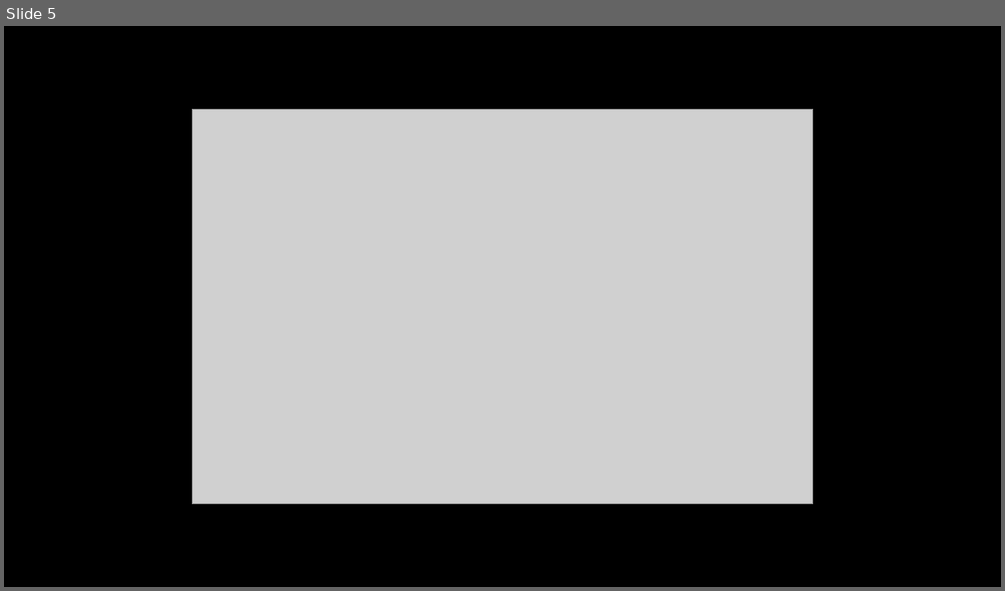
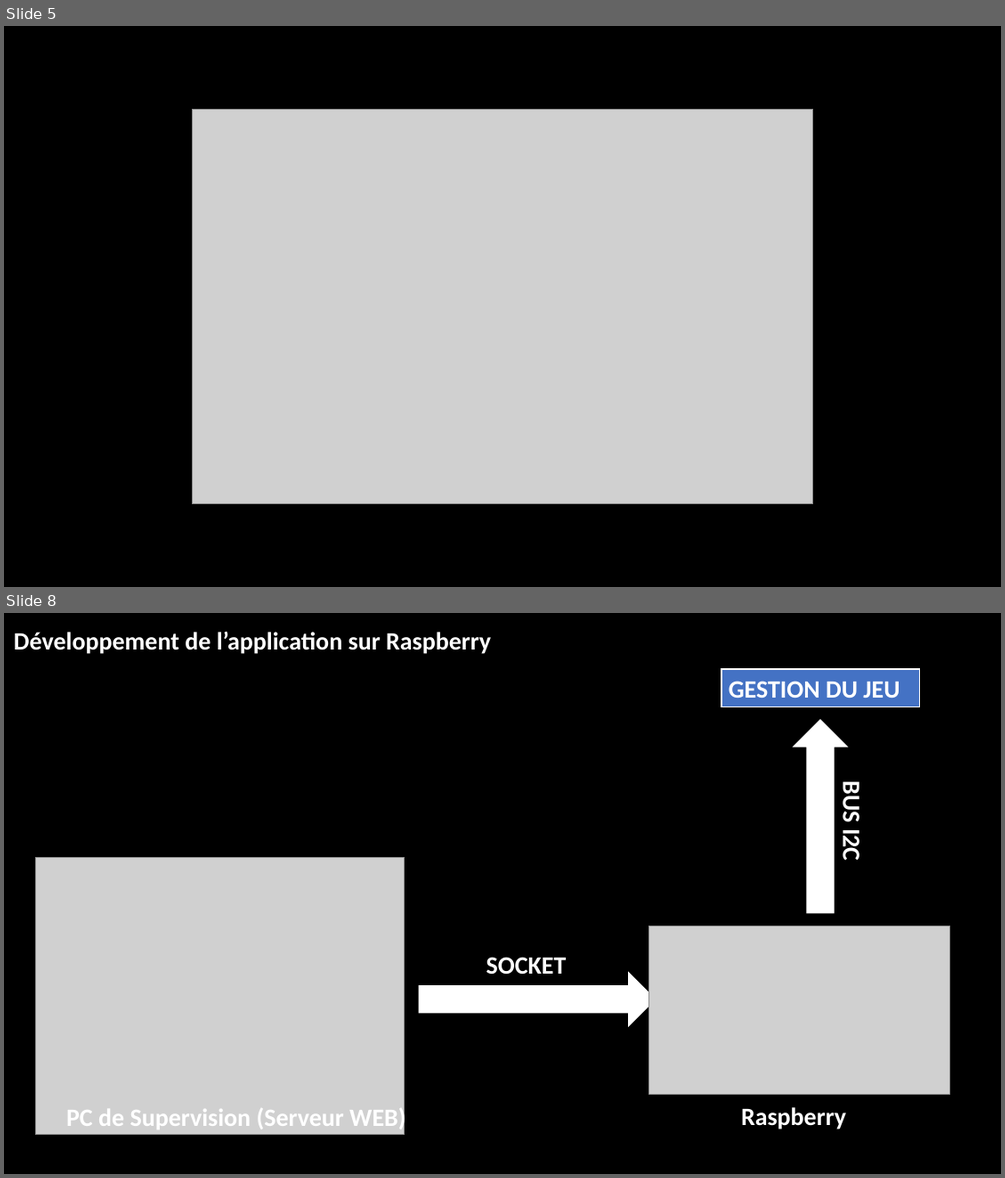
Before and after one commit to corentin-breny/Systeme_Escape_Game_13emePorte, a slide deck: Etudiants/Thomas/Revue Projet/Revue 1/Thomas Cadeau Revue 1.pptx. Shown one above the other, each under a label of ours: slide 5 before the commit, slides 5 and 8 after it; the slides between them are not shown. The pictures are 1005x591 and 1005x1178 pixels, drawn with LibreOffice and Linux fonts; fonts in the diff are those of the drawing; grey boxes stand for pictures; background and template pictures are left out. Boxes give left, top, right and bottom in pixels: in the first picture for what was removed or moved away, otherwise in the second. Text is boxed around its words. In the diff, an @@ line names an element or a change of style, - is before the commit and + after.

```diff
--- a/Etudiants/Thomas/Revue Projet/Revue 1/Thomas Cadeau Revue 1.pptx
+++ b/Etudiants/Thomas/Revue Projet/Revue 1/Thomas Cadeau Revue 1.pptx
@@ slide 8 added at <box>4,613,1001,1174</box>, background picture (left out) @@
@@ text added at <box>14,632,491,654</box>, 24 pt, text #FFFFFF, bold @@
+Développement de l’application sur Raspberry
@@ rectangle added at <box>721,669,919,706</box>, fill #4472C4, outline #FFFFFF 1.5 pt, 24 pt, text #FFFFFF, bold @@
+GESTION DU JEU
@@ right arrow added at <box>794,720,847,913</box>, fill #FFFFFF, outline #FFFFFF 1 pt @@
@@ text added at <box>836,785,866,860</box>, 24 pt, text #FFFFFF, bold @@
+BUS I2C
@@ picture added at <box>35,857,404,1135</box> @@
@@ picture added at <box>649,925,950,1094</box> @@
@@ text added at <box>486,957,566,973</box>, 24 pt, text #FFFFFF, bold @@
+SOCKET
@@ right arrow added at <box>419,973,655,1026</box>, fill #FFFFFF, outline #FFFFFF 1 pt @@
@@ text added at <box>66,1105,405,1132</box>, 24 pt, text #FFFFFF, bold @@
+PC de Supervision (Serveur WEB)
@@ text added at <box>741,1107,846,1129</box>, 24 pt, text #FFFFFF, bold @@
+Raspberry
```
Also in this commit, not shown: 2 slides changed, 2 other slides added, 8 other files.
